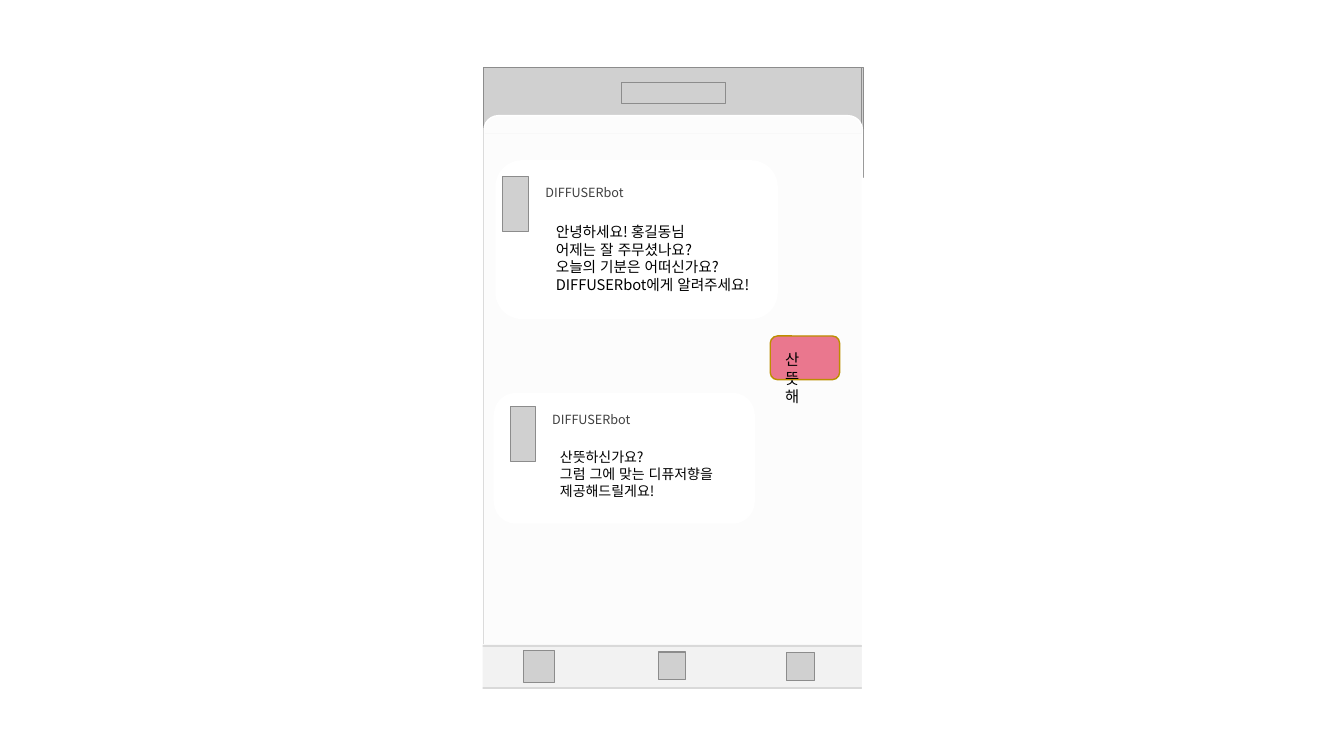
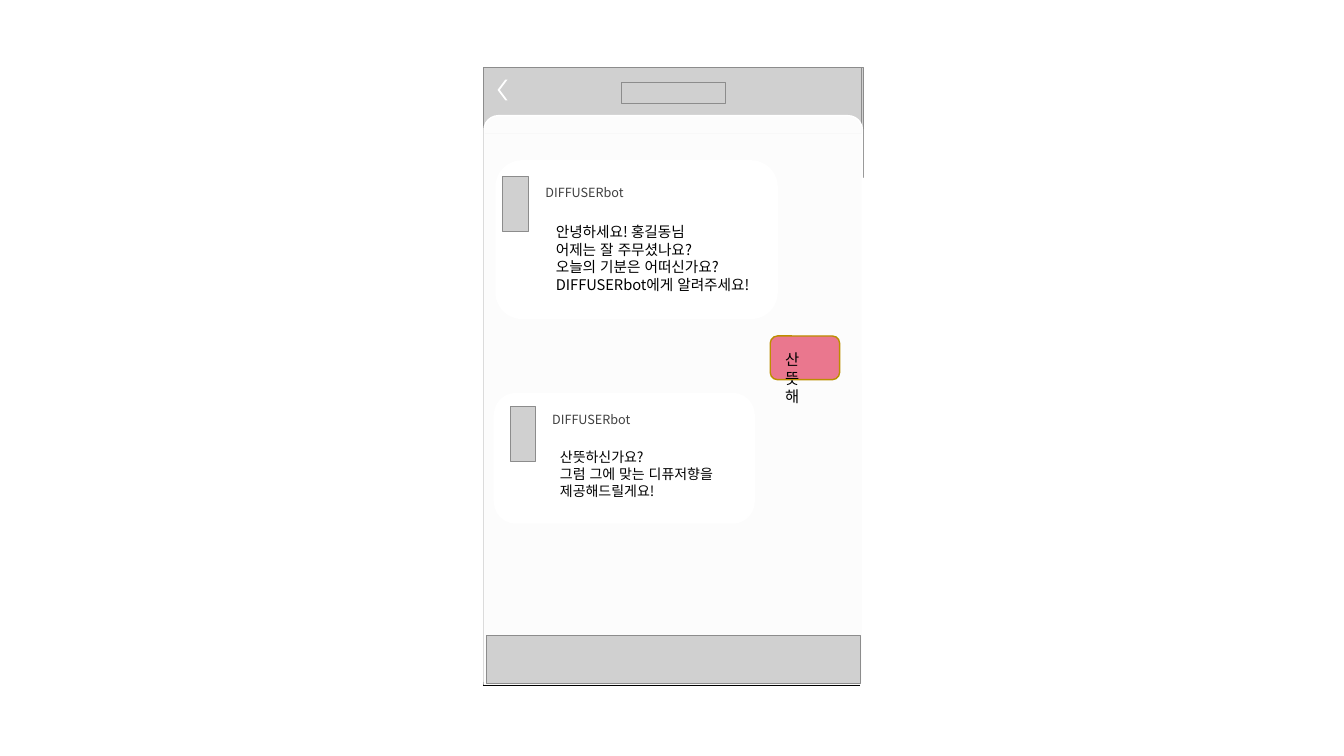
Before and after one commit to edicu2/Sentiment_Diffuser, a slide deck: slide 22 of documents/4. diffuser_디자인기획서/화면정의서_모바일.pptx (slide 24 before the commit). Drawn at 1344x756 pixels with LibreOffice and Linux fonts; fonts in the diff are those of the drawing; grey boxes stand for pictures. Boxes give left, top, right and bottom in pixels: in the first picture for what was removed or moved away, otherwise in the second. Text is boxed around its words. In the diff, an @@ line names an element or a change of style, - is before the commit and + after.

```diff
--- a/documents/4. diffuser_디자인기획서/화면정의서_모바일.pptx
+++ b/documents/4. diffuser_디자인기획서/화면정의서_모바일.pptx
@@ chevron added at [498,81,506,100], fill #FFFFFF, outline #FFFFFF 1 pt @@
@@ rectangle removed at [415,646,911,689] @@
@@ rectangle removed at [481,644,861,687] @@
@@ picture added at [486,636,860,685] @@
@@ picture removed at [524,651,556,683] @@
@@ picture removed at [659,652,686,681] @@
@@ picture removed at [786,653,815,682] @@
```
Also in this commit, not shown: 8 other slides changed, 7 slides added, 9 slides removed, 2 other files.
